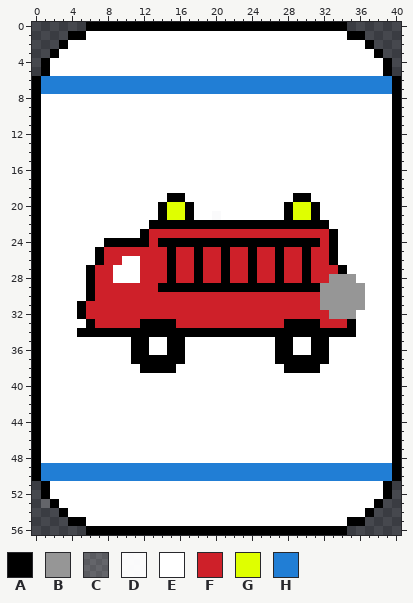
Pixel-art sprite -- pkg/gfx/safety_right_of_way.png. That is the earlier state.
The file is 41x57 pixels. Pixels under 10% opacity are left out.
Palette (. is transparent): A #000000  B #969696  C #ffffff29  D #fffffff9  E #ffffff  F #ce2029  G #dfff00  H #217ed5
Pixels before, first column x 0:
 0 ......AAAAAAAAAAAAAAAAAAAAAAAAAAAAA......
 1 ....AAEEEEEEEEEEEEEEEEEEEEEEEEEEEEEAA....
 2 ...AEEEEEEEEEEEEEEEEEEEEEEEEEEEEEEEEEA...
 3 ..AEEEEEEEEEEEEEEEEEEEEEEEEEEEEEEEEEEEA..
 4 .AEEEEEEEEEEEEEEEEEEEEEEEEEEEEEEEEEEEEEA.
 5 .AEEEEEEEEEEEEEEEEEEEEEEEEEEEEEEEEEEEEEA.
 6 AHHHHHHHHHHHHHHHHHHHHHHHHHHHHHHHHHHHHHHHA
 7 AHHHHHHHHHHHHHHHHHHHHHHHHHHHHHHHHHHHHHHHA
 8 AEEEEEEEEEEEEEEEEEEEEEEEEEEEEEEEEEEEEEEEA
 9 AEEEEEEEEEEEEEEEEEEEEEEEEEEEEEEEEEEEEEEEA
10 AEEEEEEEEEEEEEEEEEEEEEEEEEEEEEEEEEEEEEEEA
11 AEEEEEEEEEEEEEEEEEEEEEEEEEEEEEEEEEEEEEEEA
12 AEEEEEEEEEEEEEEEEEEEEEEEEEEEEEEEEEEEEEEEA
13 AEEEEEEEEEEEEEEEEEEEEEEEEEEEEEEEEEEEEEEEA
14 AEEEEEEEEEEEEEEEEEEEEEEEEEEEEEEEEEEEEEEEA
15 AEEEEEEEEEEEEEEEEEEEEEEEEEEEEEEEEEEEEEEEA
16 AEEEEEEEEEEEEEEEEEEEEEEEEEEEEEEEEEEEEEEEA
17 AEEEEEEEEEEEEEEEEEEEEEEEEEEEEEEEEEEEEEEEA
18 AEEEEEEEEEEEEEEEEEEEEEEEEEEEEEEEEEEEEEEEA
19 AEEEEEEEEEEEEEEAAEEEEEEEEEEEEAAEEEEEEEEEA
20 AEEEEEEEEEEEEEAGGAEEEEEEEEEEAGGAEEEEEEEEA
21 AEEEEEEEEEEEEEAGGAEEDEEEEEEEAGGAEEEEEEEEA
22 AEEEEEEEEEEEEAAAAAAAAAAAAAAAAAAAAEEEEEEEA
23 AEEEEEEEEEEEAFFFFFFFFFFFFFFFFFFFFAEEEEEEA
24 AEEEEEEEAAAAAFAAAAAAAAAAAAAAAAAAFAEEEEEEA
25 AEEEEEEAFFFFFFFAFFAFFAFFAFFAFFAFFAEEEEEEA
26 AEEEEEEAFFEEFFFAFFAFFAFFAFFAFFAFFAEEEEEEA
27 AEEEEEAFFEEEFFFAFFAFFAFFAFFAFFAFFFAEEEEEA
28 AEEEEEAFFEEEFFFAFFAFFAFFAFFAFFAFFBBBEEEEA
29 AEEEEEAFFFFFFFAAAAAAAAAAAAAAAAAABBBBBEEEA
30 AEEEEEAFFFFFFFFFFFFFFFFFFFFFFFFFBBBBBEEEA
31 AEEEEAFFFFFFFFFFFFFFFFFFFFFFFFFFBBBBBEEEA
32 AEEEEAFFFFFFFFFFFFFFFFFFFFFFFFFFFBBBEEEEA
33 AEEEEEAFFFFFAAAAFFFFFFFFFFFFAAAAFFFAEEEEA
34 AEEEEAAAAAAAAAAAAAAAAAAAAAAAAAAAAAAAEEEEA
35 AEEEEEEEEEEAAEEAAEEEEEEEEEEAAEEAAEEEEEEEA
36 AEEEEEEEEEEAAEEAAEEEEEEEEEEAAEEAAEEEEEEEA
37 AEEEEEEEEEEAAAAAAEEEEEEEEEEAAAAAAEEEEEEEA
38 AEEEEEEEEEEEAAAAEEEEEEEEEEEEAAAAEEEEEEEEA
39 AEEEEEEEEEEEEEEEEEEEEEEEEEEEEEEEEEEEEEEEA
40 AEEEEEEEEEEEEEEEEEEEEEEEEEEEEEEEEEEEEEEEA
41 AEEEEEEEEEEEEEEEEEEEEEEEEEEEEEEEEEEEEEEEA
42 AEEEEEEEEEEEEEEEEEEEEEEEEEEEEEEEEEEEEEEEA
43 AEEEEEEEEEEEEEEEEEEEEEEEEEEEEEEEEEEEEEEEA
44 AEEEEEEEEEEEEEEEEEEEEEEEEEEEEEEEEEEEEEEEA
45 AEEEEEEEEEEEEEEEEEEEEEEEEEEEEEEEEEEEEEEEA
46 AEEEEEEEEEEEEEEEEEEEEEEEEEEEEEEEEEEEEEEEA
47 AEEEEEEEEEEEEEEEEEEEEEEEEEEEEEEEEEEEEEEEA
48 AEEEEEEEEEEEEEEEEEEEEEEEEEEEEEEEEEEEEEEEA
49 AHHHHHHHHHHHHHHHHHHHHHHHHHHHHHHHHHHHHHHHA
50 AHHHHHHHHHHHHHHHHHHHHHHHHHHHHHHHHHHHHHHHA
51 .AEEEEEEEEEEEEEEEEEEEEEEEEEEEEEEEEEEEEEA.
52 .AEEEEEEEEEEEEEEEEEEEEEEEEEEEEEEEEEEEEEA.
53 .CAEEEEEEEEEEEEEEEEEEEEEEEEEEEEEEEEEEEA..
54 ...AEEEEEEEEEEEEEEEEEEEEEEEEEEEEEEEEEA...
55 ....AAEEEEEEEEEEEEEEEEEEEEEEEEEEEEEAA....
56 ......AAAAAAAAAAAAAAAAAAAAAAAAAAAAA......
Now the later version:
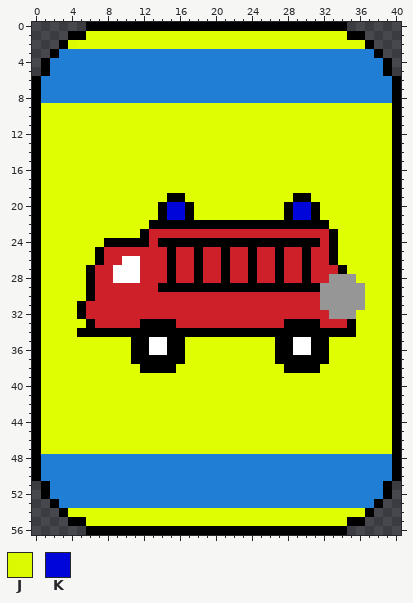
Colours new in this view: J #dfff00f9  K #0005d9
Changes in this commit:
Changed rows in their new state; - is an unchanged pixel.
first column x 1:
 1 -----GGGGGGGGGGGGGGGGGGGGGGGGGGGGG-----
 2 ---JGGGGGGGGGGGGGGGGGGGGGGGGGGGGGGGG---
 3 --HHHHHHHHHHHHHHHHHHHHHHHHHHHHHHHHHHH--
 4 -HHHHHHHHHHHHHHHHHHHHHHHHHHHHHHHHHHHHH-
 5 -HHHHHHHHHHHHHHHHHHHHHHHHHHHHHHHHHHHHH-
 8 HHHHHHHHHHHHHHHHHHHHHHHHHHHHHHHHHHHHHHH
 9 GGGGGGGGGGGGGGGGGGGGGGGGGGGGGGGGGGGGGGG
10 GGGGGGGGGGGGGGGGGGGGGGGGGGGGGGGGGGGGGGG
11 GGGGGGGGGGGGGGGGGGGGGGGGGGGGGGGGGGGGGGG
12 GGGGGGGGGGGGGGGGGGGGGGGGGGGGGGGGGGGGGGG
13 GGGGGGGGGGGGGGGGGGGGGGGGGGGGGGGGGGGGGGG
14 GGGGGGGGGGGGGGGGGGGGGGGGGGGGGGGGGGGGGGG
15 GGGGGGGGGGGGGGGGGGGGGGGGGGGGGGGGGGGGGGG
16 GGGGGGGGGGGGGGGGGGGGGGGGGGGGGGGGGGGGGGG
17 GGGGGGGGGGGGGGGGGGGGGGGGGGGGGGGGGGGGGGG
18 GGGGGGGGGGGGGGGGGGGGGGGGGGGGGGGGGGGGGGG
19 GGGGGGGGGGGGGG--GGGGGGGGGGGG--GGGGGGGGG
20 GGGGGGGGGGGGG-KK-GGGGGGGGGG-KK-GGGGGGGG
21 GGGGGGGGGGGGG-KK-GGGGGGGGGG-KK-GGGGGGGG
22 GGGGGGGGGGGG--------------------GGGGGGG
23 GGGGGGGGGGG----------------------GGGGGG
24 GGGGGGG--------------------------GGGGGG
25 GGGGGG---------------------------GGGGGG
26 GGGGGG---------------------------GGGGGG
27 GGGGG-----------------------------GGGGG
28 GGGGG------------------------------GGGG
29 GGGGG-------------------------------GGG
30 GGGGG-------------------------------GGG
31 GGGG--------------------------------GGG
32 GGGG-------------------------------GGGG
33 GGGGG------------------------------GGGG
34 GGGG-------------------------------GGGG
35 GGGGGGGGGG------GGGGGGGGGG------GGGGGGG
36 GGGGGGGGGG------GGGGGGGGGG------GGGGGGG
37 GGGGGGGGGG------GGGGGGGGGG------GGGGGGG
38 GGGGGGGGGGG----GGGGGGGGGGGG----GGGGGGGG
39 GGGGGGGGGGGGGGGGGGGGGGGGGGGGGGGGGGGGGGG
40 GGGGGGGGGGGGGGGGGGGGGGGGGGGGGGGGGGGGGGG
41 GGGGGGGGGGGGGGGGGGGGGGGGGGGGGGGGGGGGGGG
42 GGGGGGGGGGGGGGGGGGGGGGGGGGGGGGGGGGGGGGG
43 GGGGGGGGGGGGGGGGGGGGGGGGGGGGGGGGGGGGGGG
44 GGGGGGGGGGGGGGGGGGGGGGGGGGGGGGGGGGGGGGG
45 GGGGGGGGGGGGGGGGGGGGGGGGGGGGGGGGGGGGGGG
46 GGGGGGGGGGGGGGGGGGGGGGGGGGGGGGGGGGGGGGG
47 GGGGGGGGGGGGGGGGGGGGGGGGGGGGGGGGGGGGGGG
48 HHHHHHHHHHHHHHHHHHHHHHHHHHHHHHHHHHHHHHH
51 -HHHHHHHHHHHHHHHHHHHHHHHHHHHHHHHHHHHHH-
52 -HHHHHHHHHHHHHHHHHHHHHHHHHHHHHHHHHHHHH-
53 .-HHHHHHHHHHHHHHHHHHHHHHHHHHHHHHHHHHH--
54 ---GGGGGGGGGGGGGGGGGGGGGGGGGGGGGGGGG---
55 -----GGGGGGGGGGGGGGGGGGGGGGGGGGGGG-----
